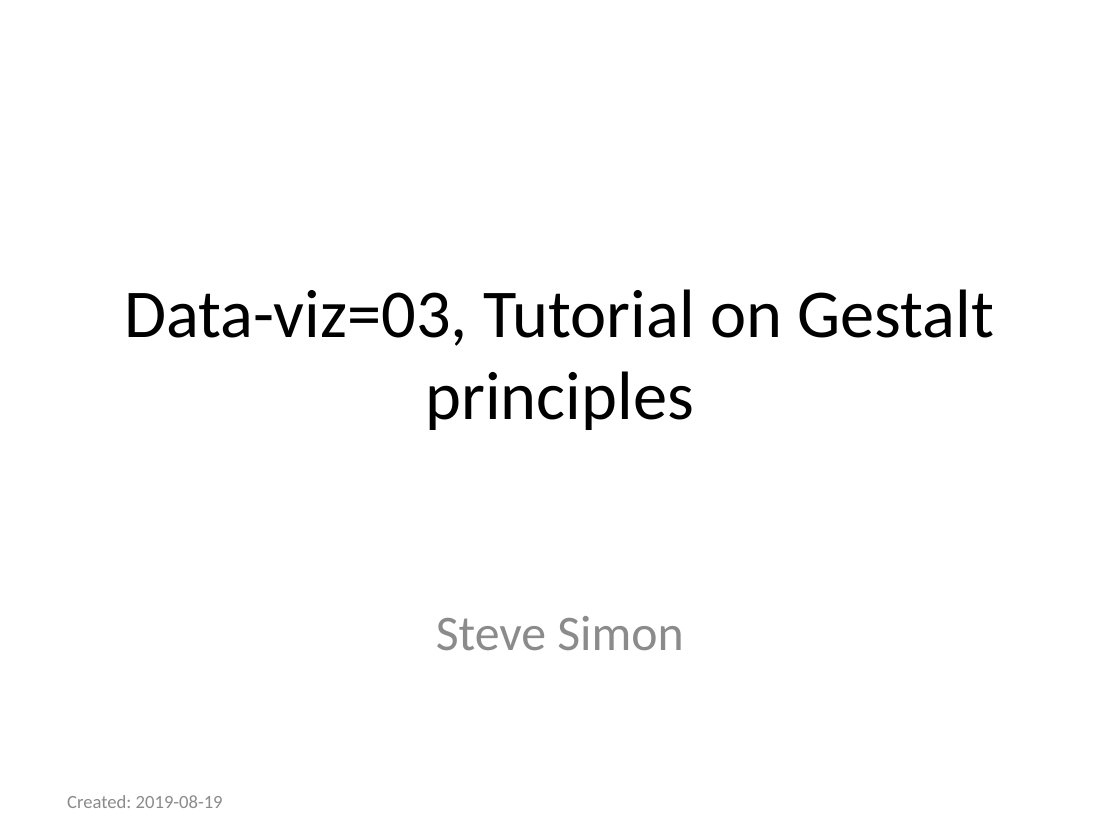
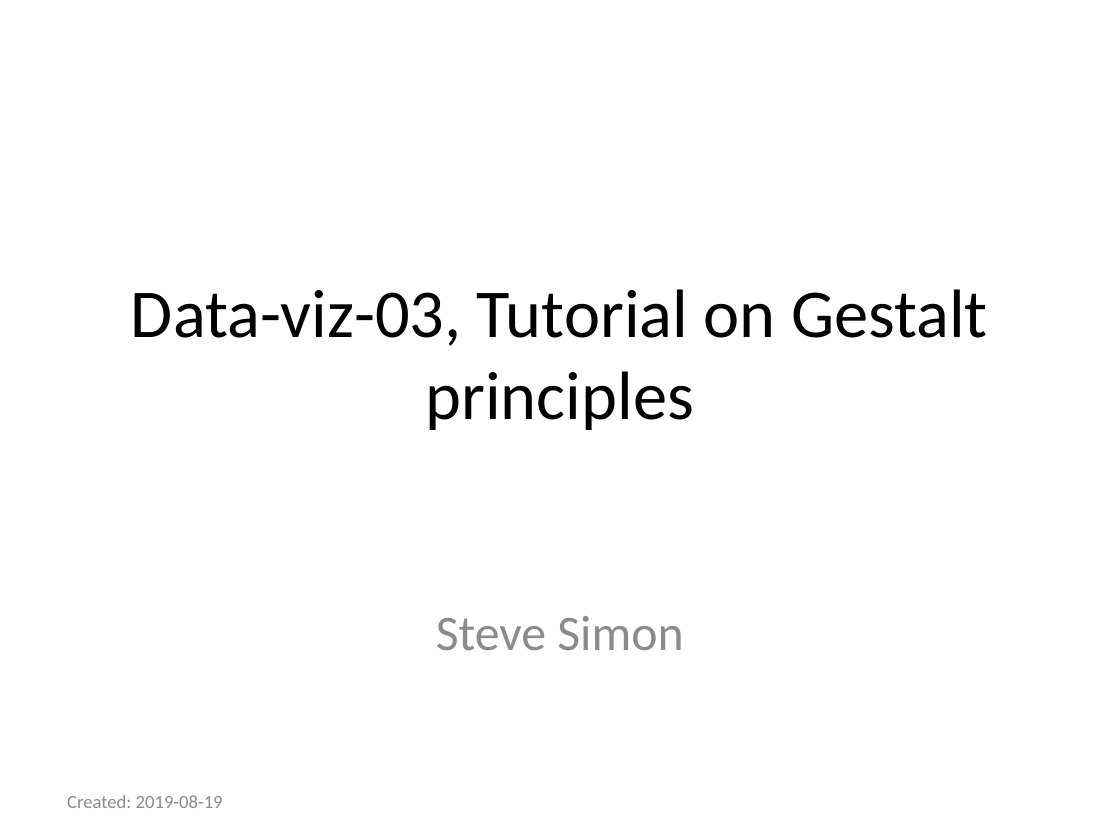
Before and after one commit to pmean/data-visualization, a slide deck: slide 1 of data-viz-03/component/tutorial-gestalt.pptx. Drawn at 1120x840 pixels with LibreOffice and Linux fonts; fonts in the diff are those of the drawing. Boxes give left, top, right and bottom in pixels: in the first picture for what was removed or moved away, otherwise in the second. Text is boxed around its words. In the diff, an @@ line names an element or a change of style, - is before the commit and + after.

Commit message:
First draft of complete-lecture in data-viz-03

```diff
--- a/data-viz-03/component/tutorial-gestalt.pptx
+++ b/data-viz-03/component/tutorial-gestalt.pptx
@@ title at <box>131,289,988,430</box>: text changed @@
-Data-viz=03, Tutorial on Gestalt principles
+Data-viz-03, Tutorial on Gestalt principles
```
Also in this commit, not shown: 1 other slide changed, 1 slide added, 28 other files.
